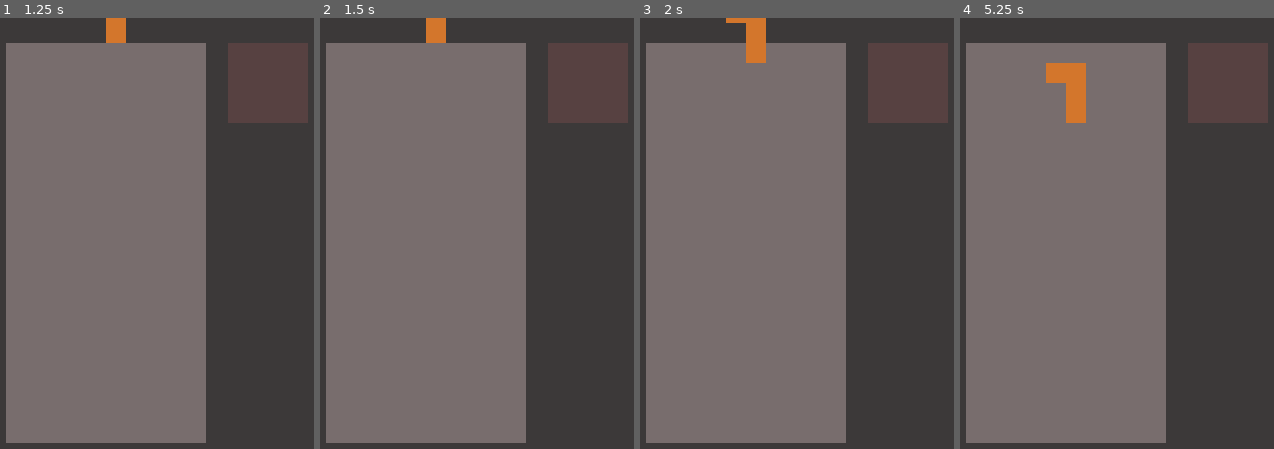
Above: before the commit, frames 1-4 (left to right).
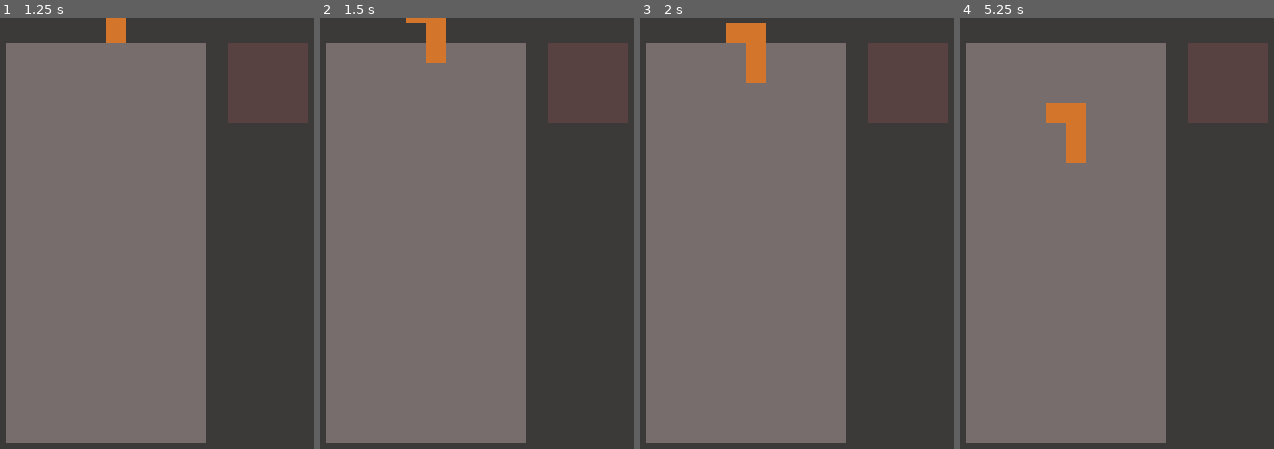
Above: after the commit, the same moments.

Repository: romanzes/godot-tetris
Game: Godot game, scene res://Game.tscn
The game is run twice, just before and just after one commit, with the same random seed, the same clock (stepped at 60 frames per second) and the same inputs.
Inputs:
- Up to frame 1 (1.25 s): tap Enter at 0.5 s; hold Right from 0.53 s (still down)
- Up to frame 2 (1.5 s): tap Space at 1.25 s; release Right at 1.28 s; hold Down from 1.28 s (still down)
- Up to frame 3 (2 s): keep holding Down
- Up to frame 4 (5.25 s): release Down at 2.03 s; hold Right 2.03-3.53 s; tap Enter at 2.75, 4.25 s; tap Space at 3.5 s; hold Left 3.53-5.03 s; hold Down from 5.03 s (still down)

Frame 1 is identical in both runs. In frame 2, 0.4% of the frame differs, in the area x 27-41%, y 0-11%; in frame 3, 0.7%; in frame 4, 1.8%, in the area x 27-41%, y 10-34%.

Commit message:
handle down arrow

Diff:
--- a/Game.gd
+++ b/Game.gd
@@ -87,6 +87,9 @@
 	figurePosition = initialFigurePosition
 
 func _on_Timer_timeout():
+	move_Down()
+
+func move_Down():
 	figurePosition.y += 1
 	check_Ground()
 	update_Figure_View()
@@ -137,3 +140,5 @@
 				if figurePosition.x < field[0].size() - figure[0].size():
 					figurePosition.x += 1
 					update_Figure_View()
+			elif event.scancode == KEY_DOWN:
+				move_Down()
